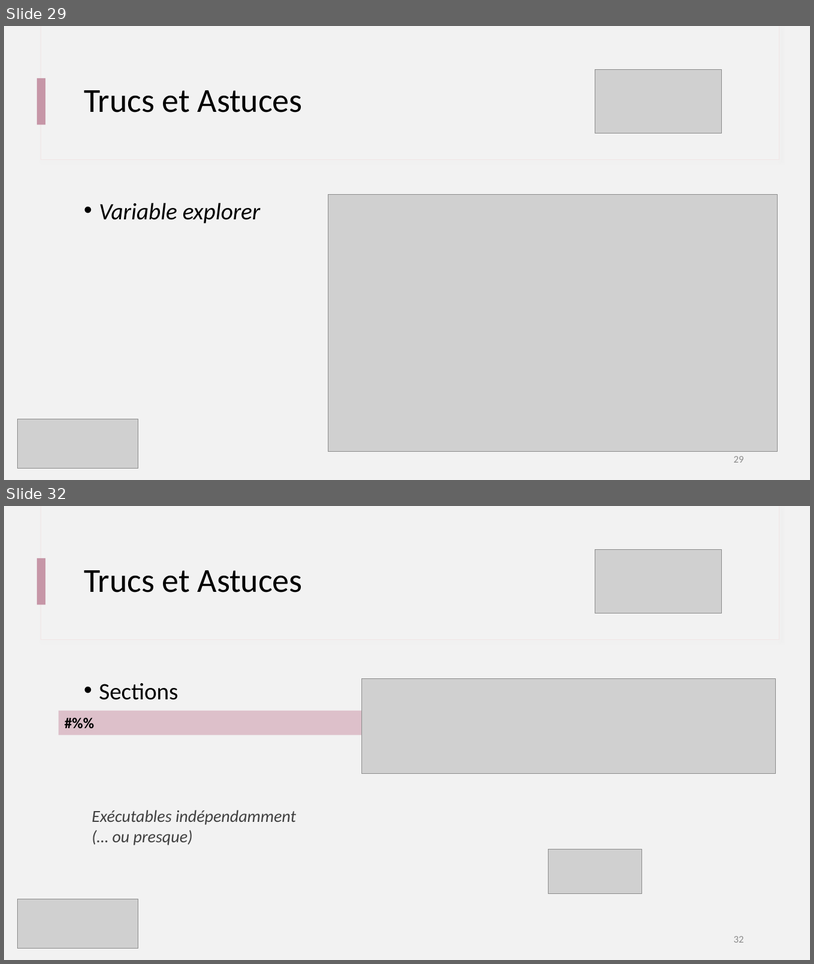
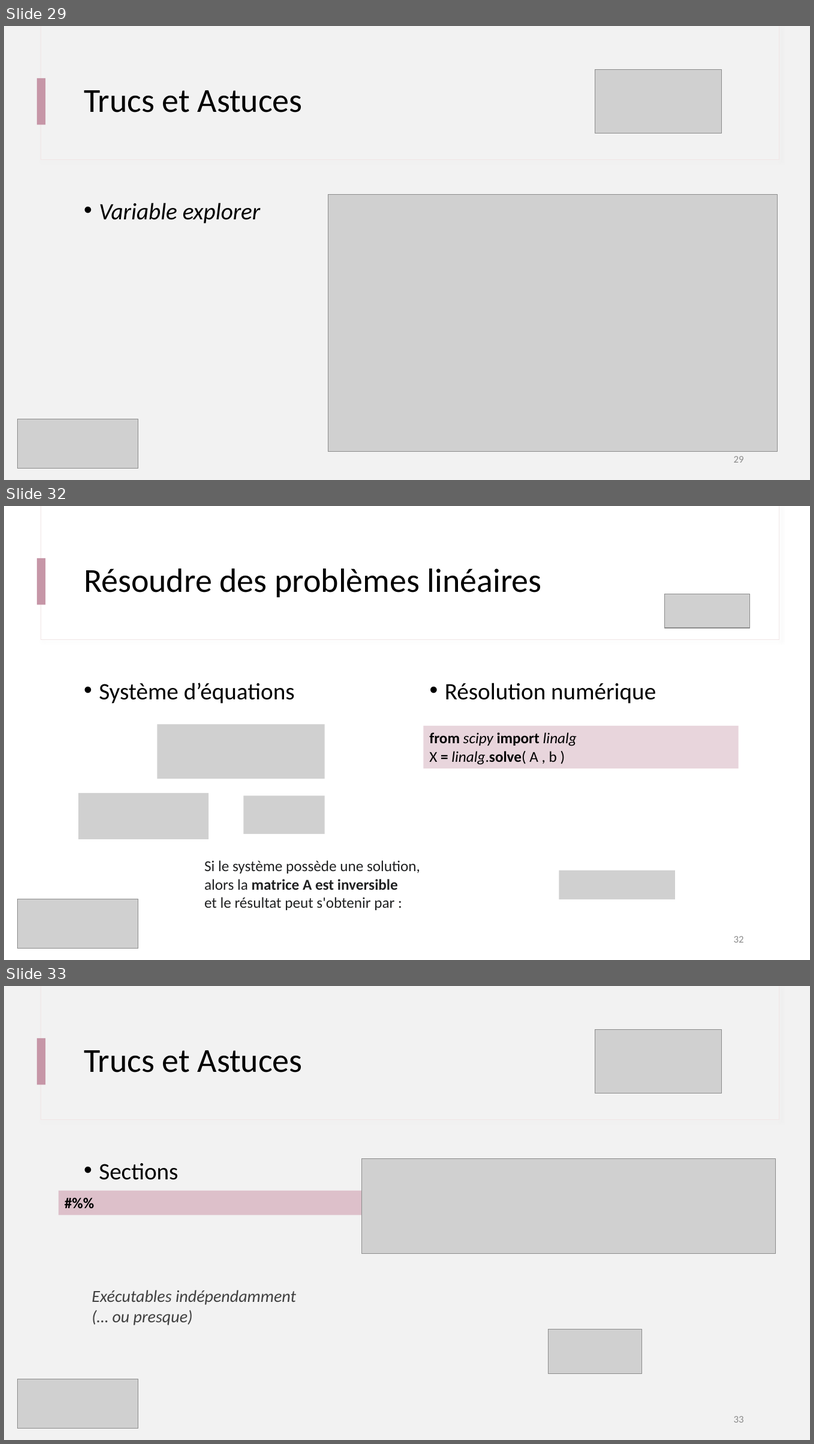
Before and after one commit to IOGS-Digital-Methods/semester-5, a slide deck: s5_outils_numeriques/b1_outils_numeriques/seance1_demistifier_python/B1_1_Demystifier_Python.pptx. Shown one above the other, each under a label of ours: slides 29 and 32 before the commit, slides 29, 32 and 33 after it; the slides between them are not shown. The pictures are 814x964 and 814x1444 pixels, drawn with LibreOffice and Linux fonts; fonts in the diff are those of the drawing; grey boxes stand for pictures. Boxes give left, top, right and bottom in pixels: in the first picture for what was removed or moved away, otherwise in the second. Text is boxed around its words. In the diff, an @@ line names an element or a change of style, - is before the commit and + after.

```diff
--- a/s5_outils_numeriques/b1_outils_numeriques/seance1_demistifier_python/B1_1_Demystifier_Python.pptx
+++ b/s5_outils_numeriques/b1_outils_numeriques/seance1_demistifier_python/B1_1_Demystifier_Python.pptx
@@ slide 32 added at (4, 506, 810, 960), background #FFFFFF; not listed: 1 template element that a slide beside it also shows @@
@@ rectangle added at (41, 506, 780, 640), fill #FFFFFF, outline #F0E5E5 0.75 pt @@
@@ rectangle added at (42, 506, 780, 639), fill #FFFFFF @@
@@ title added at (84, 568, 542, 597), 40 pt, text #000000 @@
+Résoudre des problèmes linéaires
@@ picture added at (665, 594, 750, 628) @@
@@ text added at (99, 682, 295, 703), 28 pt, text #000000 @@
+• Système d’équations
@@ text added at (445, 682, 656, 703), 28 pt, text #000000 @@
+• Résolution numérique
@@ picture added at (157, 724, 324, 779) @@
@@ rectangle added at (424, 726, 739, 769), fill #E8D5DC, 18 pt, text #000000 @@
+from scipy import linalg
+X = linalg.solve( A , b )
@@ picture added at (78, 793, 209, 839) @@
@@ picture added at (243, 796, 324, 834) @@
@@ text added at (204, 860, 420, 910), 18 pt, text #202122 @@
+Si le système possède une solution,
+alors la matrice A est inversible
+et le résultat peut s'obtenir par :
@@ picture added at (560, 870, 675, 899) @@
@@ picture added at (17, 898, 138, 948) @@
@@ page number added at (734, 936, 744, 942), 12 pt, text #8C8C8C @@
+32
@@ what was slide 32 is now slide 33 @@
@@ page number at (734, 1416, 744, 1422): text changed @@
-32
+33
```
Also in this commit, not shown: 1 slide changed, 2 other slides added, 4 other files.
